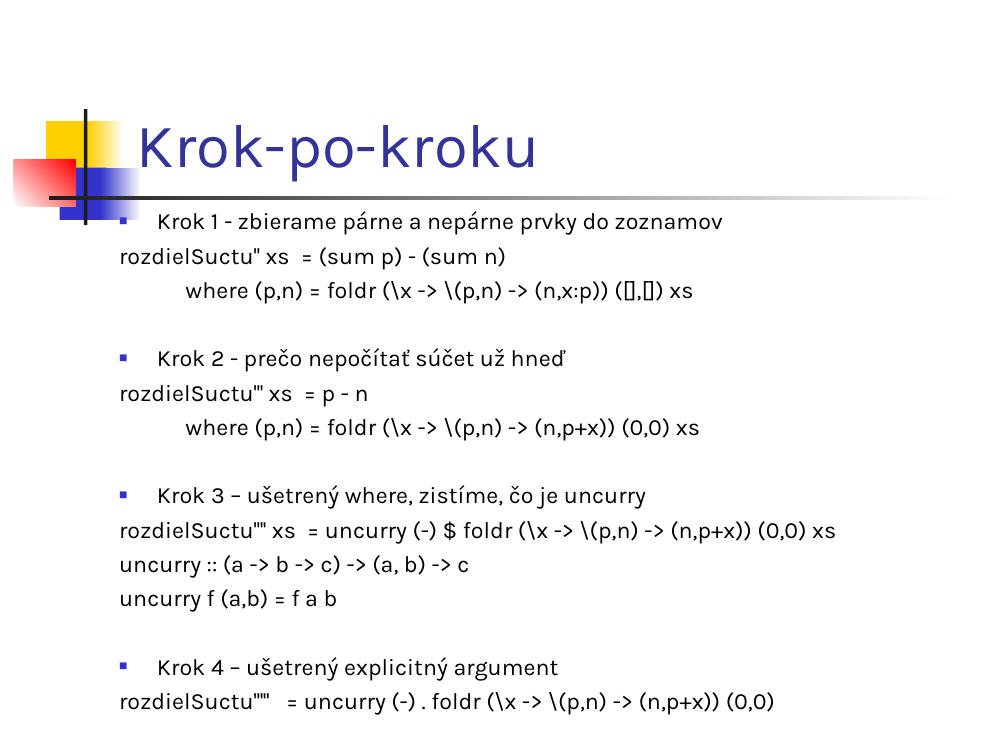
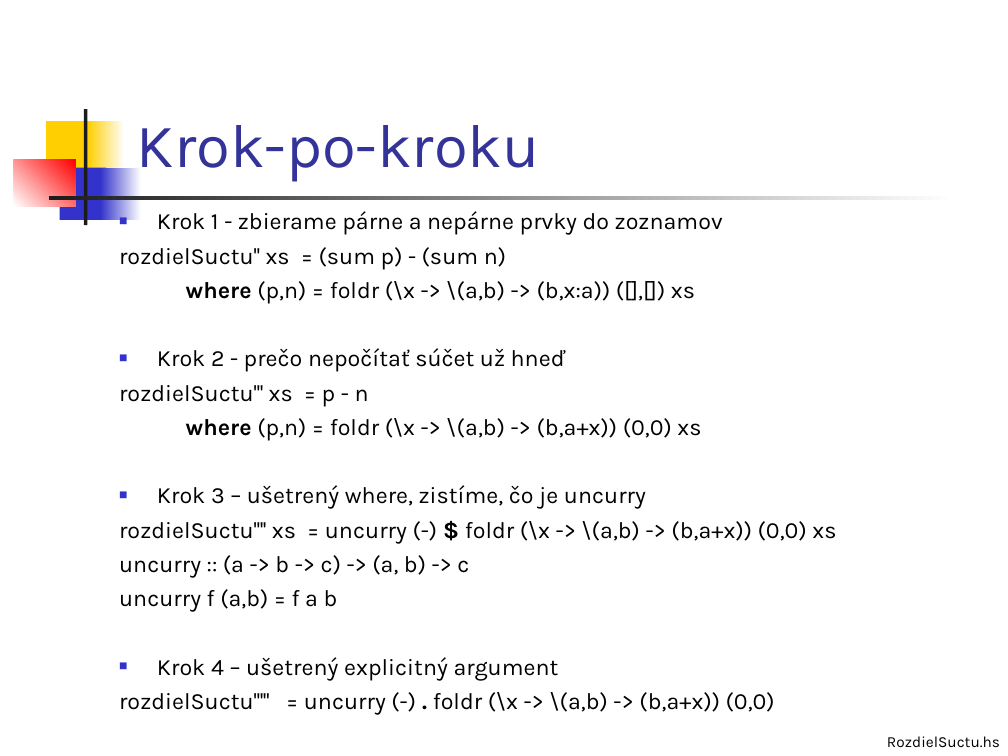
Before and after one commit to Funkcionalne/Prednasky, a slide deck: slide 5 of 03/03_fpro.ppt. Drawn at 1008x756 pixels with LibreOffice and Linux fonts; fonts in the diff are those of the drawing. Boxes give left, top, right and bottom in pixels: in the first picture for what was removed or moved away, otherwise in the second. Text is boxed around its words. In the diff, an @@ line names an element or a change of style, - is before the commit and + after.

```diff
--- a/03/03_fpro.ppt
+++ b/03/03_fpro.ppt
@@ text at [186,281,695,303]: text changed @@
-where (p,n) = foldr (\x -> \(p,n) -> (n,x:p)) ([],[]) xs
+where (p,n) = foldr (\x -> \(a,b) -> (b,x:a)) ([],[]) xs
@@ text at [186,418,701,440]: text changed @@
-where (p,n) = foldr (\x -> \(p,n) -> (n,p+x)) (0,0) xs
+where (p,n) = foldr (\x -> \(a,b) -> (b,a+x)) (0,0) xs
@@ text at [119,521,836,543]: text changed @@
-rozdielSuctu'''' xs = uncurry (-) $ foldr (\x -> \(p,n) -> (n,p+x)) (0,0) xs
+rozdielSuctu'''' xs = uncurry (-) $ foldr (\x -> \(a,b) -> (b,a+x)) (0,0) xs
@@ text at [119,692,775,714]: text changed @@
-rozdielSuctu''''' = uncurry (-) . foldr (\x -> \(p,n) -> (n,p+x)) (0,0)
+rozdielSuctu''''' = uncurry (-) . foldr (\x -> \(a,b) -> (b,a+x)) (0,0)
@@ text added at [887,736,1000,747], 11 pt, text #000000 @@
+RozdielSuctu.hs
```
Also in this commit, not shown: 2 other slides changed, 1 other file.
